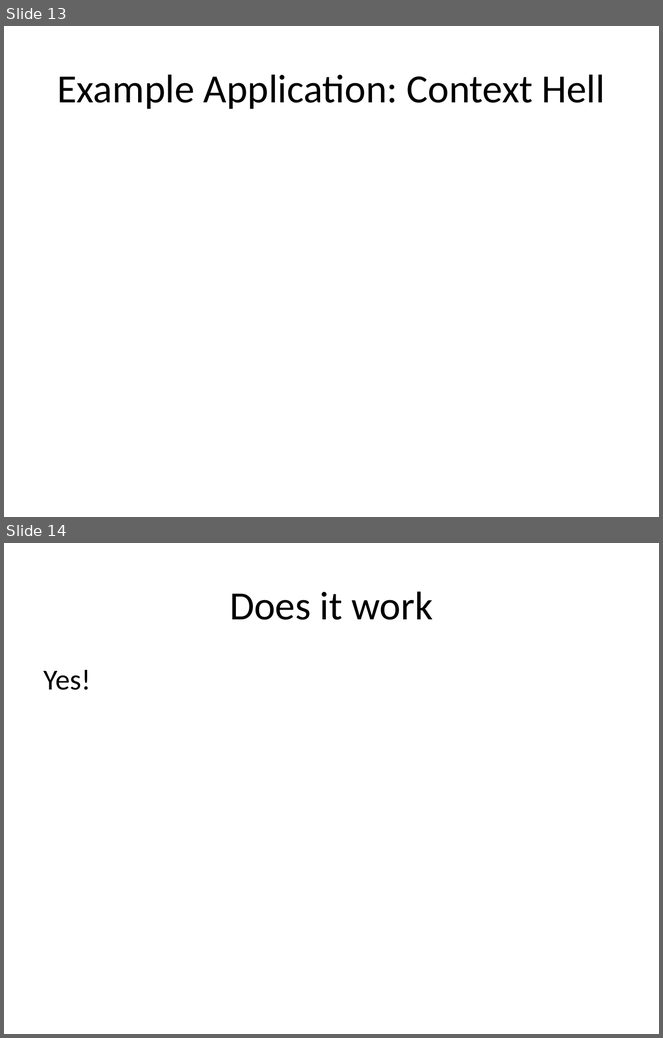
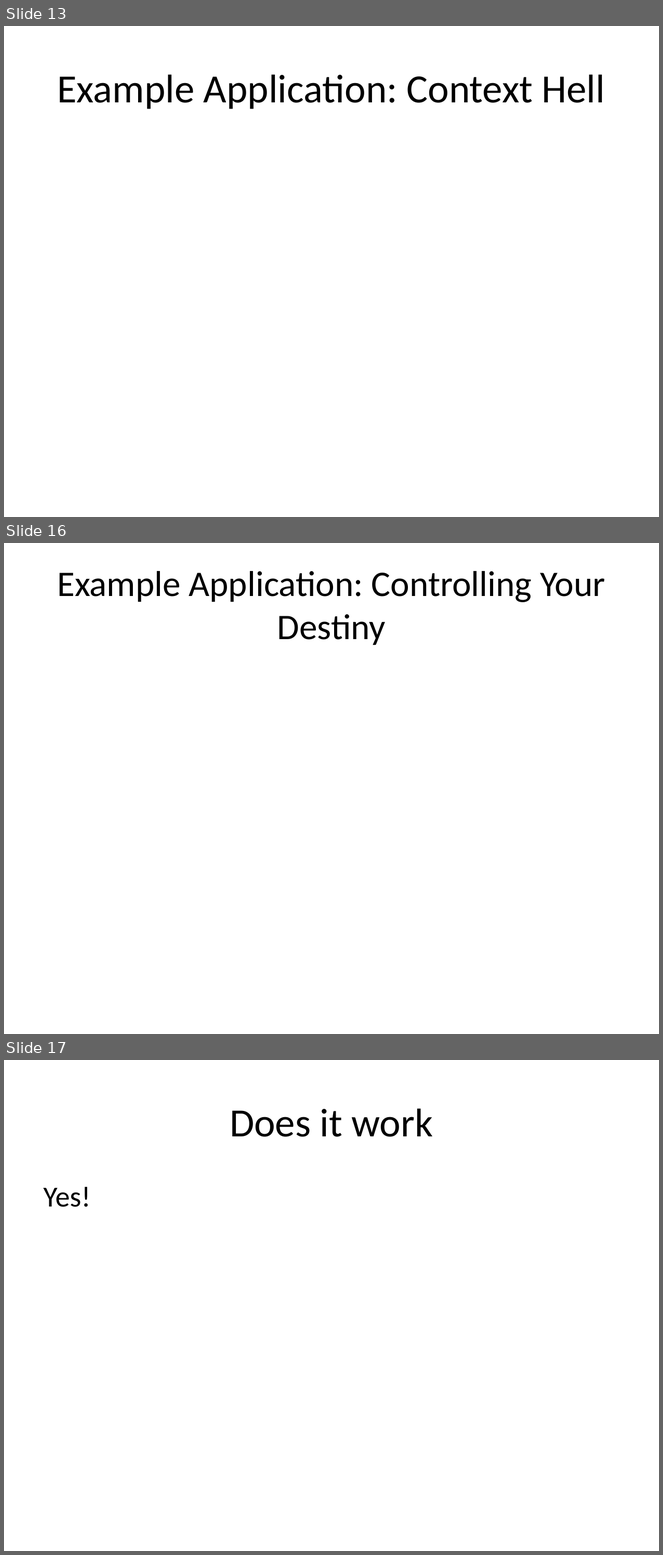
Before and after one commit to danielsomerfield/dev-nexus-presentation, a slide deck: deck/Dev Nexus Presentation.pptx. Shown one above the other, each under a label of ours: slides 13 and 14 before the commit, slides 13, 16 and 17 after it; the slides between them are not shown. The pictures are 663x1038 and 663x1555 pixels, drawn with LibreOffice and Linux fonts; fonts in the diff are those of the drawing. Boxes give left, top, right and bottom in pixels: in the first picture for what was removed or moved away, otherwise in the second. Text is boxed around its words. In the diff, an @@ line names an element or a change of style, - is before the commit and + after.

Commit message:
Working skeletal application.

```diff
--- a/deck/Dev Nexus Presentation.pptx
+++ b/deck/Dev Nexus Presentation.pptx
@@ slide 16 added at [4,543,659,1034], background #FFFFFF @@
@@ title added at [57,571,606,645], 39.6 pt, text #000000 @@
+Example Application: Controlling Your Destiny
@@ what was slide 14 is now slide 17 @@
```
Also in this commit, not shown: 2 other slides added, 15 other files.
